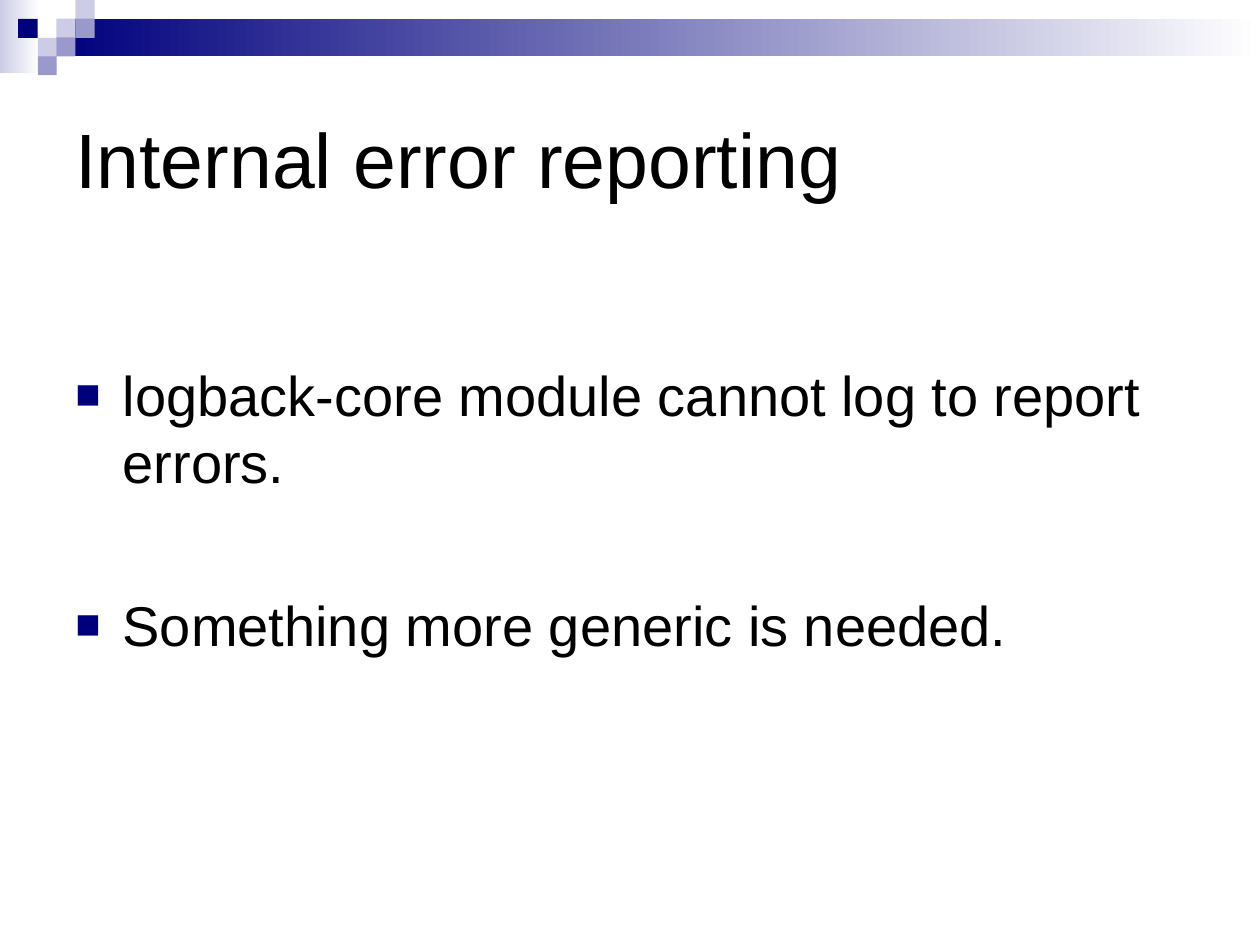
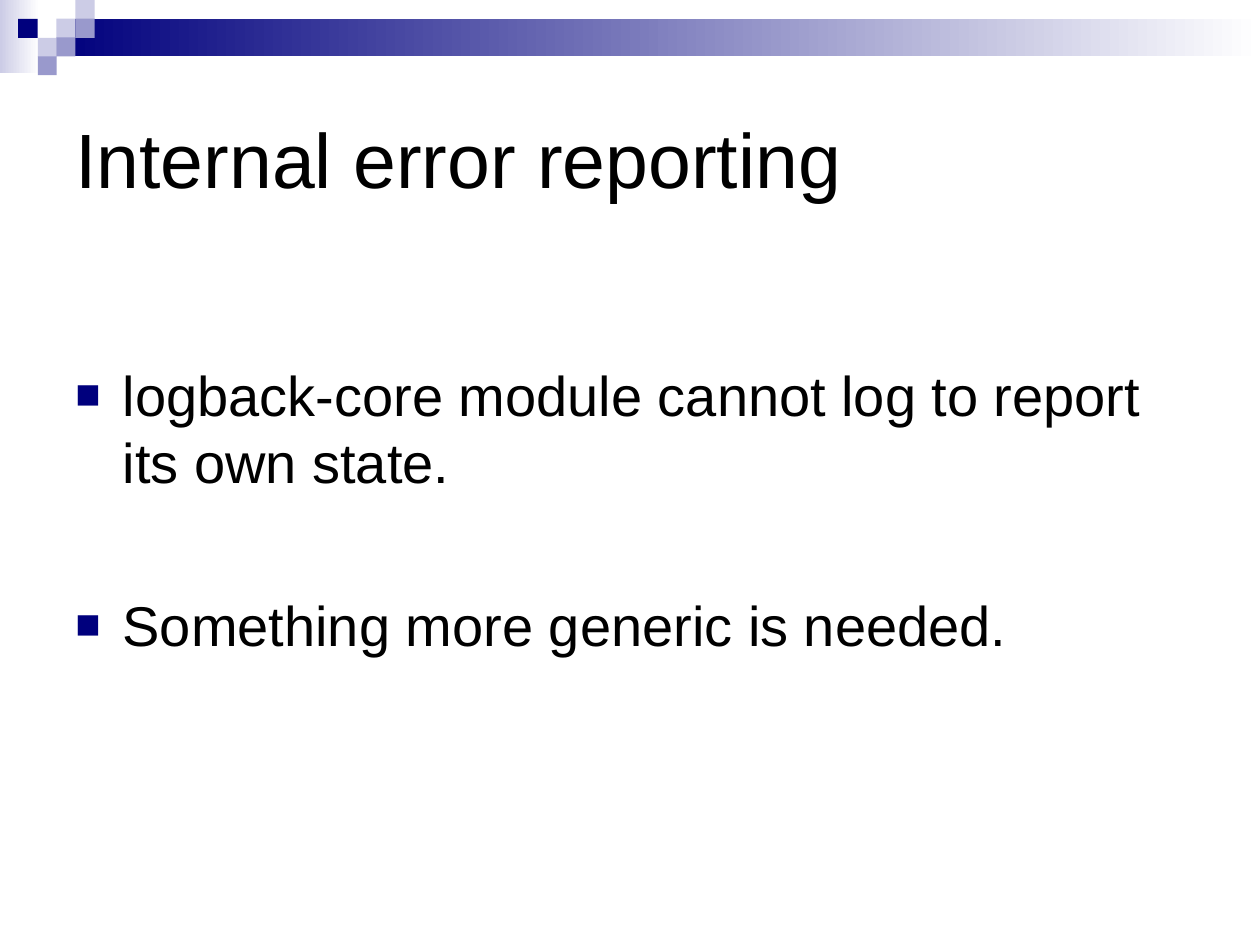
Before and after one commit to qos-ch/logback, a slide deck: slide 12 of logback-site/src/site/resources/10reasons.ppt (slide 11 before the commit). Drawn at 1260x945 pixels with LibreOffice and Linux fonts; fonts in the diff are those of the drawing; background and template pictures are left out. Boxes give left, top, right and bottom in pixels: in the first picture for what was removed or moved away, otherwise in the second. Text is boxed around its words. In the diff, an @@ line names an element or a change of style, - is before the commit and + after.

```diff
--- a/logback-site/src/site/resources/10reasons.ppt
+++ b/logback-site/src/site/resources/10reasons.ppt
@@ text at (123, 375, 1140, 484): text changed @@
-■ logback-core module cannot log to report errors.
+■ logback-core module cannot log to report its own state.
```
Also in this commit, not shown: 12 other slides changed, 4 slides added, 1 slide removed, 2 other files.
